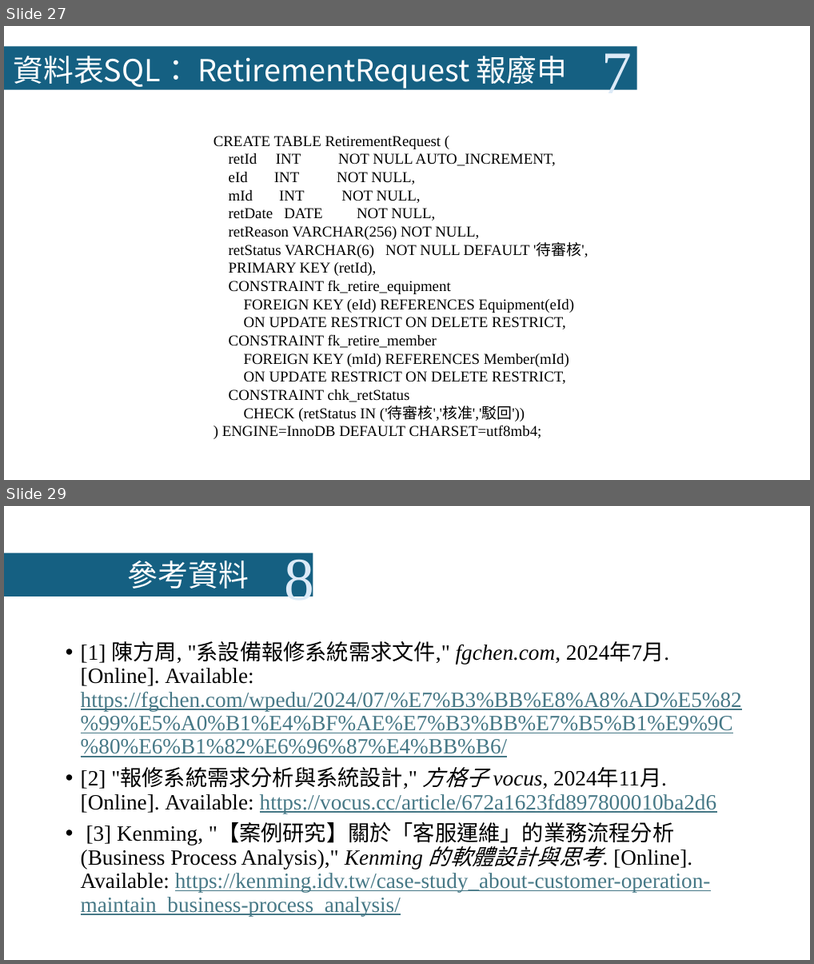
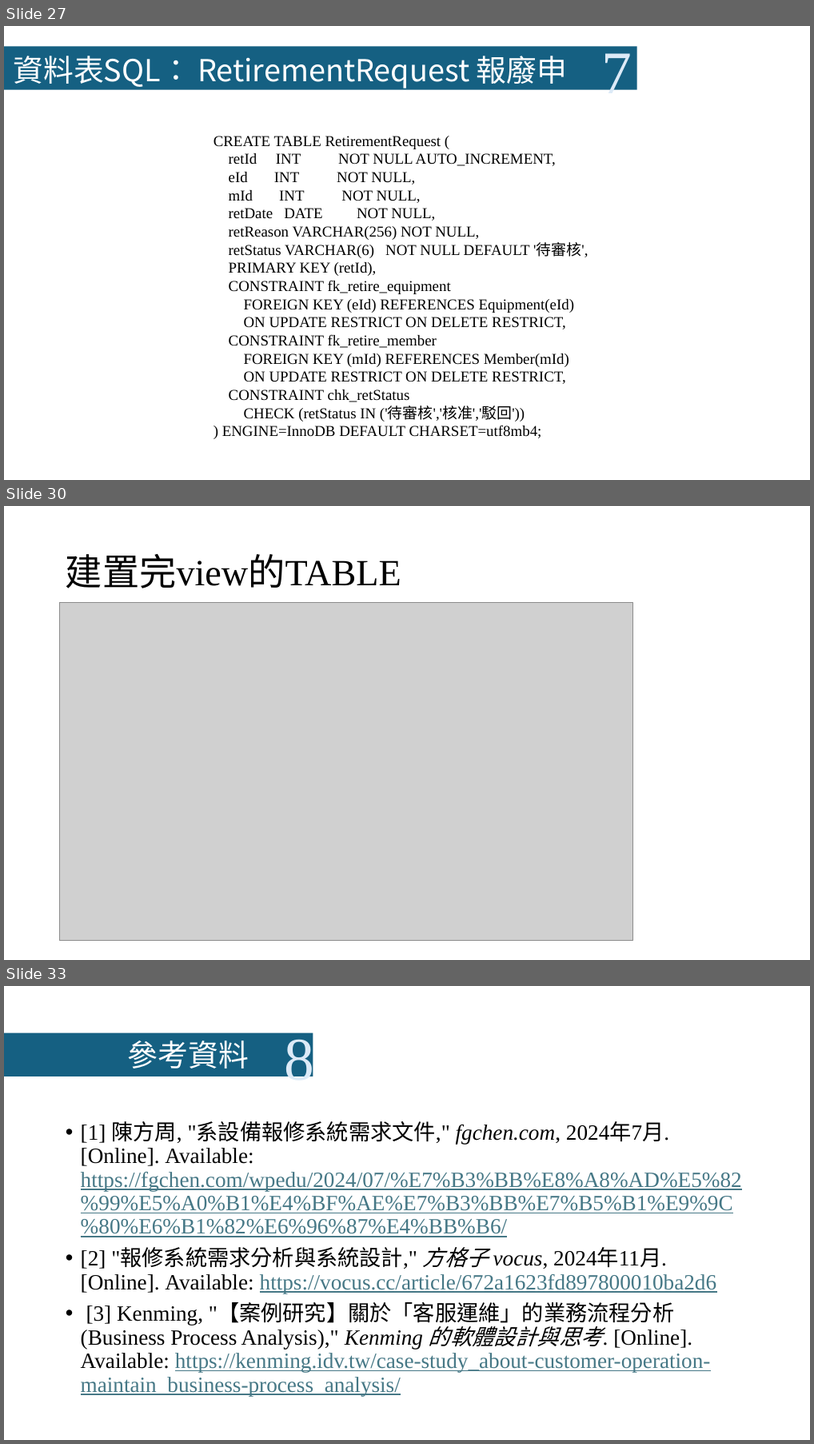
Before and after one commit to LazyEmotionO/NFU_DATABASE, a slide deck: 第四組_資料庫系統期末Part II簡報.pptx. Shown one above the other, each under a label of ours: slides 27 and 29 before the commit, slides 27, 30 and 33 after it; the slides between them are not shown. The pictures are 814x964 and 814x1444 pixels, drawn with LibreOffice and Linux fonts; fonts in the diff are those of the drawing; grey boxes stand for pictures. Boxes give left, top, right and bottom in pixels: in the first picture for what was removed or moved away, otherwise in the second. Text is boxed around its words. In the diff, an @@ line names an element or a change of style, - is before the commit and + after.

```diff
--- a/第四組_資料庫系統期末Part II簡報.pptx
+++ b/第四組_資料庫系統期末Part II簡報.pptx
@@ slide 30 added at box(4, 506, 810, 960), background #FFFFFF @@
@@ title added at box(66, 554, 402, 588), 44 pt, text #000000 @@
+建置完view的TABLE
@@ picture added at box(60, 603, 633, 940) @@
@@ what was slide 29 is now slide 33 @@
```
Also in this commit, not shown: 6 slides changed, 3 other slides added, 5 other files.
